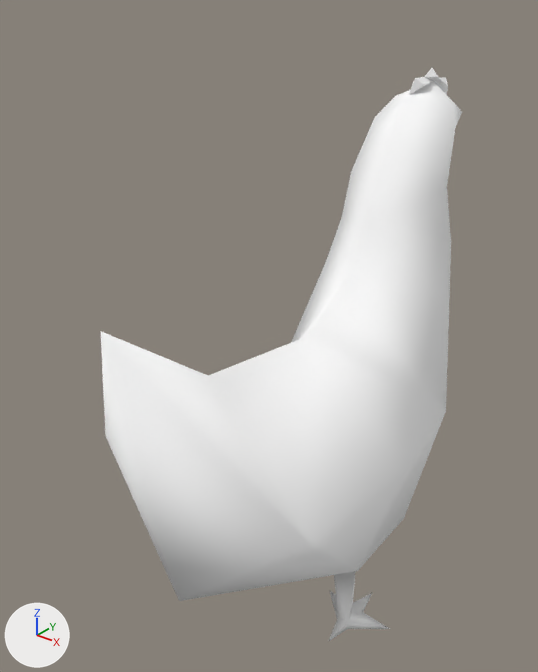
The Blender file Assets/Characters/chicken-rigged-2anims.blend, before and after one commit.
Rendered twice from a 50 mm camera at (0.572, -0.777, 0.961) aimed at (-0.07, 0.026, 0.463). Every picture has the same lights, and +X, +Y and +Z are marked at lower left.

Names of what the first picture shows: 'Regroup04'.
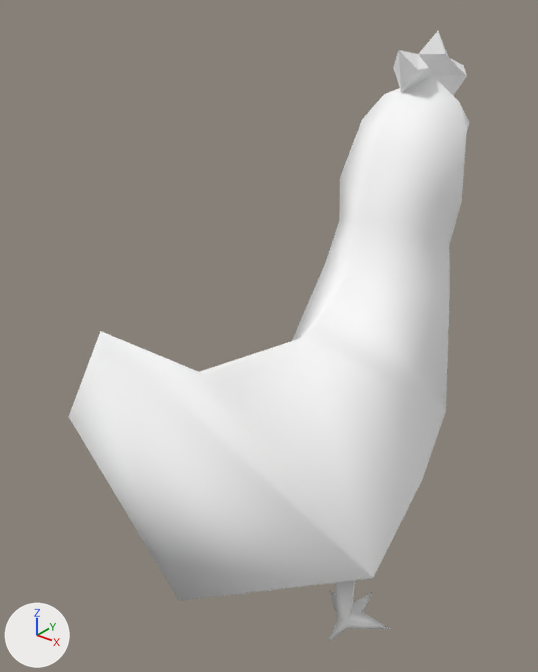
Where the change shows, as pixel boxes [x1, y1, x2, y2] in the pictures (538 x 672 px; the box of a moved part takes in the faces that stretch with it):
```json
{"object": "Regroup04", "change": "reshaped", "before": [100, 68, 462, 641], "after": [69, 31, 469, 641], "on screen": "10% wider, 6% taller"}
{"part": 1, "of": "me_regroup04", "change": "moved or reshaped", "before": [326, 68, 462, 294], "after": [326, 31, 469, 294]}
{"part": 2, "of": "me_regroup04", "change": "moved or reshaped", "before": [101, 332, 446, 601], "after": [101, 332, 446, 601]}
{"part": 3, "of": "me_regroup04", "change": "moved or reshaped", "before": [100, 331, 179, 600], "after": [69, 331, 304, 600]}
```

The change, as JSON lines over the scene's bpy script:
```json
{"block": "me_regroup04", "where": "# used by ob_regroup04; location = (0.0, 0.0, 0.0); scale = (0.08, 0.08, 0.08)"}
{"op": "remove", "block": "me_regroup04", "code": "me_regroup04.from_pydata(...)  # 96 vertices, 177 faces; spans x -2.44..2.44, y -4.26..5.66, z 0.01..10.38"}
{"op": "add", "block": "me_regroup04", "code": "me_regroup04.from_pydata(...)  # 96 vertices, 177 faces; spans x -3.36..3.36, y -4.26..5.98, z 0.01..11.05"}
{"block": "me_regroup04", "change": "me_regroup04 part 1: 33 of 96 vertices moved; they spanned x -1.27..1.27, y 2.2..5.66, z 7.34..10.38 and now span x -1.38..1.38, y 2.01..5.98, z 7.31..11.05; mean shift (0.0, -0.02, 0.07); largest move (0.0, 3.67, 10.24) -> (0.0, 2.95, 10.79)"}
{"block": "me_regroup04", "change": "me_regroup04 part 2"}
{"op": "set", "path": "me_regroup04.vertices[33].co", "old": "(2.44, -0.18, 4.44)", "new": "(2.8, -0.18, 4.44)", "note": "pixel (403, 471) -> pixel (422, 479)"}
{"op": "set", "path": "me_regroup04.vertices[34].co", "old": "(2.29, -2.66, 4.47)", "new": "(3.36, -2.66, 4.47)", "note": "pixel (310, 544) -> pixel (373, 577)"}
{"block": "me_regroup04", "change": "me_regroup04 part 3"}
{"op": "set", "path": "me_regroup04.vertices[48].co", "old": "(-2.44, -0.18, 4.44)", "new": "(-2.8, -0.18, 4.44)"}
{"op": "set", "path": "me_regroup04.vertices[49].co", "old": "(-2.29, -2.66, 4.47)", "new": "(-3.36, -2.66, 4.47)", "note": "pixel (105, 436) -> pixel (68, 416)"}
```
